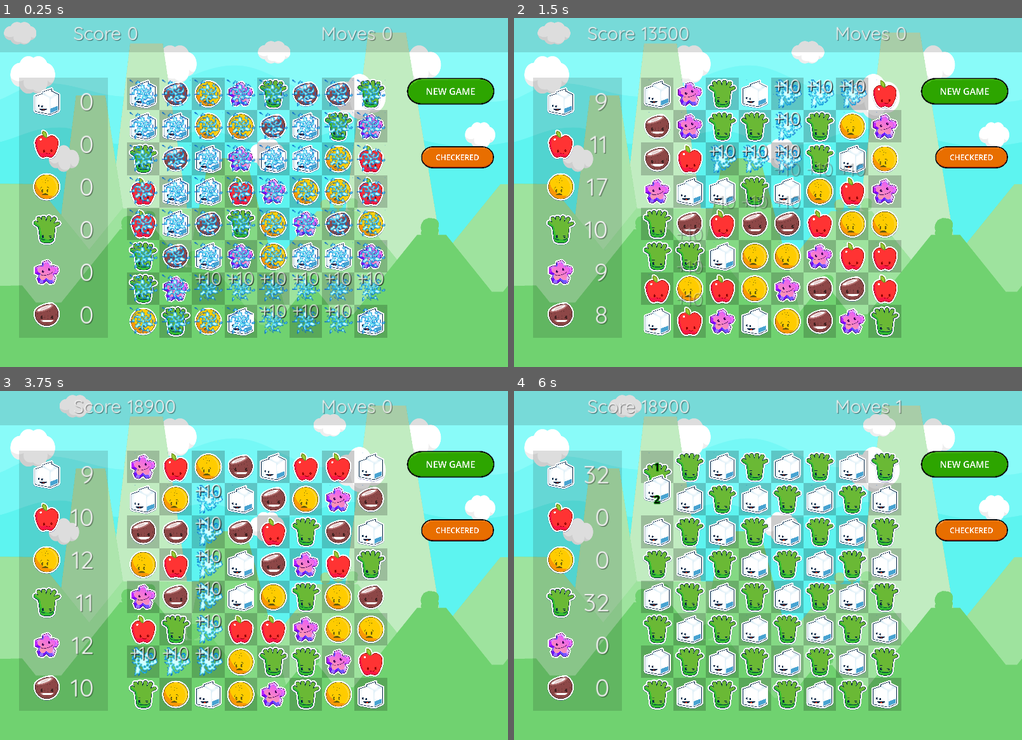
Above: before the commit, frames 1-4 (two rows, left to right).
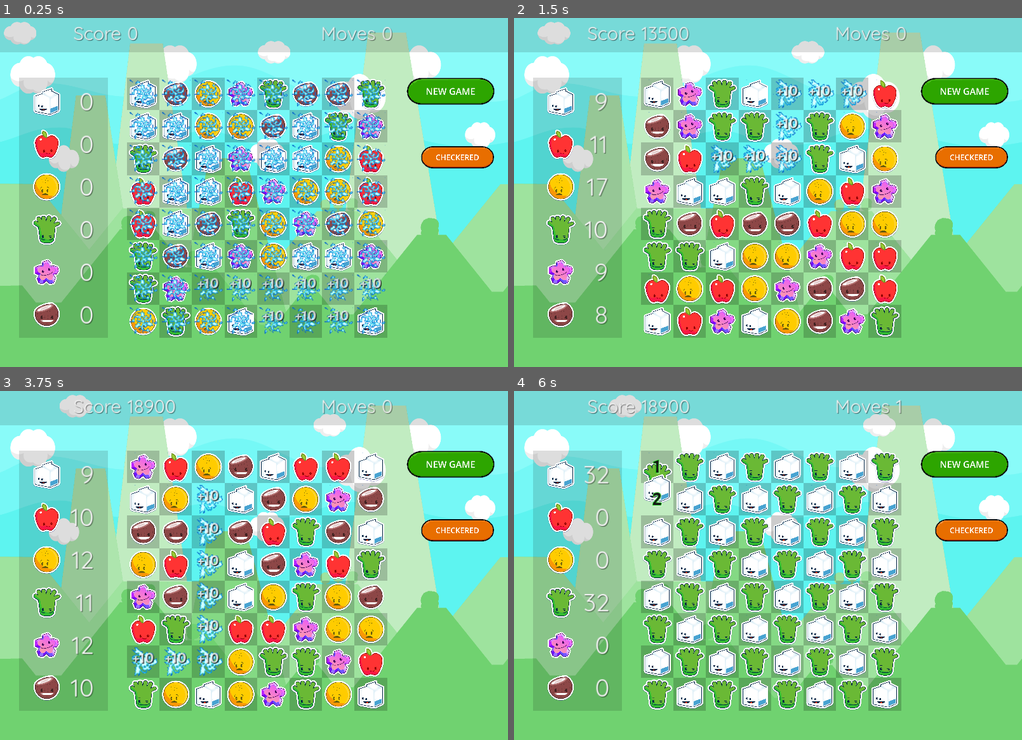
Above: after the commit, the same moments.

Repository: gitbrent/godot-match-3
Game: Godot game, scene res://game/game.tscn
Same seed, same stepped clock (60 frames per second), same inputs: the game is played once before the commit and once after it.
Inputs (mouse positions are in pixels of both pictures, inside the frame that each line leads up to):
- Up to frame 1 (0.25 s): no input
- Up to frame 2 (1.5 s): click "NEW GAME" at 0.5 s; click "NEW GAME" at 1.25 s
- Up to frame 3 (3.75 s): click "CHECKERED" at 2 s; click "CHECKERED" at 2.75 s; click "NEW GAME" at 3.5 s
- Up to frame 4 (6 s): click "CHECKERED" at 4.25 s; tap Enter at 5 s; drag from (656, 467) to (818, 485) at 5.02 s; drag from (656, 499) to (742, 635) at 5.77 s

The runs differ from the first frame. In frame 1, 1.3% of the frame differs, in the area x 38-76%, y 72-87%; in frame 2, 1.6%, in the area x 32-70%, y 17-83%; in frame 3, 1.2%; in frame 4, less than 0.1%.

Commit message:
DONE points display works correctly now

Diff:
--- a/game_board/GemCell.gd
+++ b/game_board/GemCell.gd
@@ -8,6 +8,7 @@
 @onready var debug_ui_panel:Panel = $DebugUIPanel
 @onready var audio_gem_explode:AudioStreamPlayer = $AudioGemExplode
 @onready var audio_gem_move:AudioStreamPlayer = $AudioGemMove
+@onready var label_points:Label = $LabelPoints
 # PROPS
 const SPRITE_SCALE:Vector2 = Vector2(0.5, 0.5)
 const DROP_OFFSET:int = 128 # (the sprite is centered in the 128x128 container, and uses a 64,64 position)
@@ -83,6 +84,7 @@
 	else:
 		anim_player_fx.stop()
 		sprite.scale = SPRITE_SCALE
+		label_points.visible = false
 
 # @desc: both AnimPlayer & AnimExplode are 1-sec
 func play_anim_explode():
@@ -92,18 +94,20 @@
 	# B: explode effect (scale down to zero)
 	# IMPORTANT: use play/stop or scale wont reset!
 	anim_player_fx.play("explode")
-	anim_player_fx.stop()
 	sprite.visible = false
 
-	# D: show points
+	# C: show points
 	anim_player_fx.play("new_points")
 
-	# C: explode animation (exploding sprite)
+	# D: explode animation (exploding sprite)
 	anim_sprite_explode.visible = true
 	anim_sprite_explode.play("default")
 	await get_tree().create_timer(Enums.EXPLODE_DELAY).timeout
-	print(Enums.EXPLODE_DELAY)
+
+	# LAST: reset anim-player effects (after await above)
 	anim_sprite_explode.visible = false
+	anim_player_fx.stop()
+	label_points.visible = false # anim_player_fx stop/reset above unhides it
 
 # =========================================================
 
--- a/game_board/gem_cell.tscn
+++ b/game_board/gem_cell.tscn
@@ -8,7 +8,6 @@
 [ext_resource type="Theme" uid="uid://hahh0mrfx2q1" path="res://themes/debug_label_theme.tres" id="6_hn3w3"]
 [ext_resource type="AudioStream" uid="uid://ca0jp78fn0bi1" path="res://assets/audio/bfh1_glass_breaking_02.ogg" id="7_50xdd"]
 [ext_resource type="AudioStream" uid="uid://ds53xomd2ha1b" path="res://assets/audio/Abstract2.ogg" id="8_cgn1d"]
-[ext_resource type="FontFile" uid="uid://bylgyjavx5yts" path="res://assets/fonts/Quicksand-Regular.ttf" id="9_7eqpv"]
 
 [sub_resource type="StyleBoxFlat" id="StyleBoxFlat_lpbyf"]
 bg_color = Color(0, 0, 0, 0.533333)
@@ -260,14 +259,16 @@
 anchor_bottom = 1.0
 grow_horizontal = 2
 grow_vertical = 2
-theme_override_colors/font_color = Color(0, 0, 0, 1)
-theme_override_colors/font_shadow_color = Color(0, 0, 0, 1)
+theme_override_colors/font_color = Color(0.0745098, 0.0745098, 0.0745098, 1)
+theme_override_colors/font_shadow_color = Color(1, 1, 1, 0.411765)
 theme_override_colors/font_outline_color = Color(0, 1, 0, 1)
-theme_override_constants/outline_size = 5
-theme_override_constants/shadow_outline_size = 3
+theme_override_constants/shadow_offset_x = 3
+theme_override_constants/shadow_offset_y = 3
+theme_override_constants/outline_size = 6
+theme_override_constants/shadow_outline_size = 6
 theme_override_fonts/font = ExtResource("5_lb5dp")
-theme_override_font_sizes/font_size = 48
-text = "-"
+theme_override_font_sizes/font_size = 72
+text = "0"
 horizontal_alignment = 1
 vertical_alignment = 1
 
@@ -324,17 +325,18 @@
 [node name="LabelPoints" type="Label" parent="."]
 visible = false
 modulate = Color(1, 1, 1, 0)
+custom_minimum_size = Vector2(128, 128)
 layout_mode = 0
 offset_top = -99.0
 offset_right = 128.0
-offset_bottom = -9.0
+offset_bottom = 29.0
 theme_override_colors/font_color = Color(1, 1, 1, 1)
 theme_override_colors/font_shadow_color = Color(0, 0, 0, 1)
 theme_override_colors/font_outline_color = Color(0, 1, 0, 1)
 theme_override_constants/shadow_offset_x = 3
 theme_override_constants/shadow_offset_y = 3
-theme_override_fonts/font = ExtResource("9_7eqpv")
-theme_override_font_sizes/font_size = 72
+theme_override_fonts/font = ExtResource("5_lb5dp")
+theme_override_font_sizes/font_size = 60
 text = "+10"
 horizontal_alignment = 1
 vertical_alignment = 1
Not shown: 1 places in game_board/gem_cell.tscn that only renumber resources
